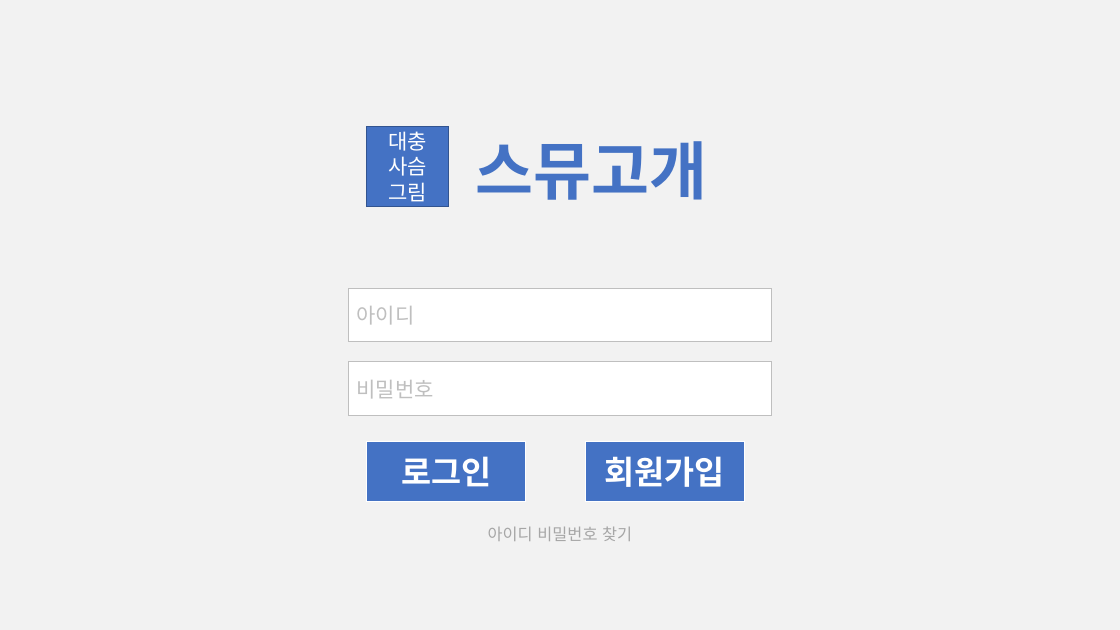
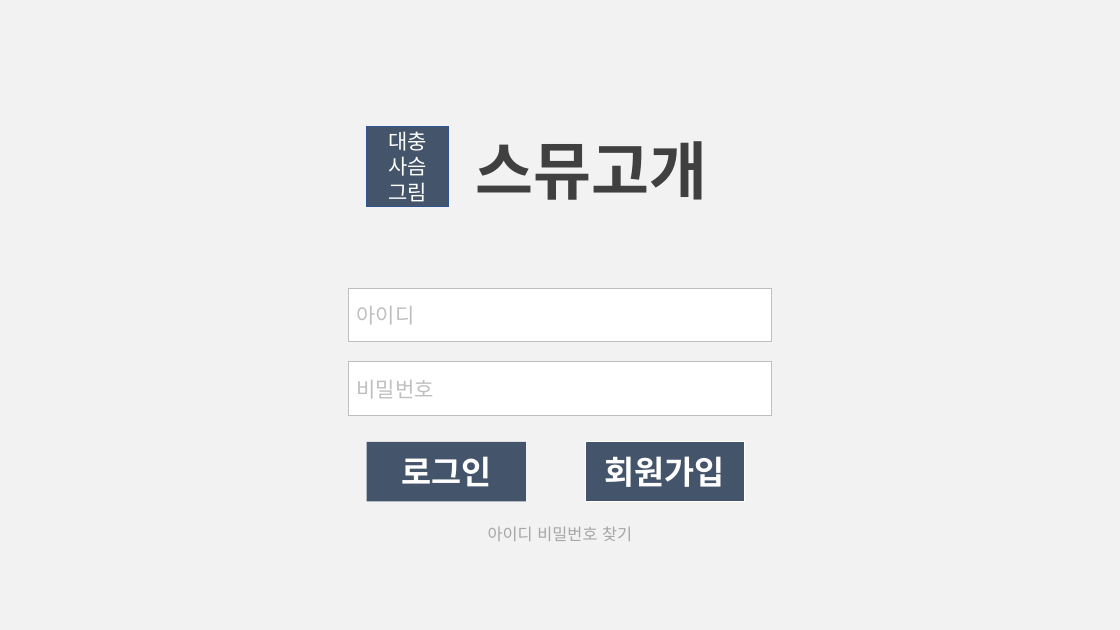
Before and after one commit to Hanswind/smuhill, a slide deck: slide 2 of Web Files/Prototype/홈페이지 UI 디자인.pptx. Drawn at 1120x630 pixels with LibreOffice and Linux fonts; fonts in the diff are those of the drawing. Boxes give left, top, right and bottom in pixels: in the first picture for what was removed or moved away, otherwise in the second. Text is boxed around its words. In the diff, an @@ line names an element or a change of style, - is before the commit and + after.

```diff
--- a/Web Files/Prototype/홈페이지 UI 디자인.pptx
+++ b/Web Files/Prototype/홈페이지 UI 디자인.pptx
@@ rectangle "대충" at [367,127,449,207]: fill #4472C4 to #44546A @@
@@ text "스뮤고개" at [475,141,707,200]: text colour #4472C4 to #404040 @@
@@ rectangle "로그인" at [367,442,526,502]: fill #4472C4 to #44546A; outline #FFFFFF 1 pt to none @@
@@ rectangle "회원가입" at [586,442,744,502]: fill #4472C4 to #44546A @@
```
Also in this commit, not shown: 1 other slide changed, 2 slides added, 15 other files.
